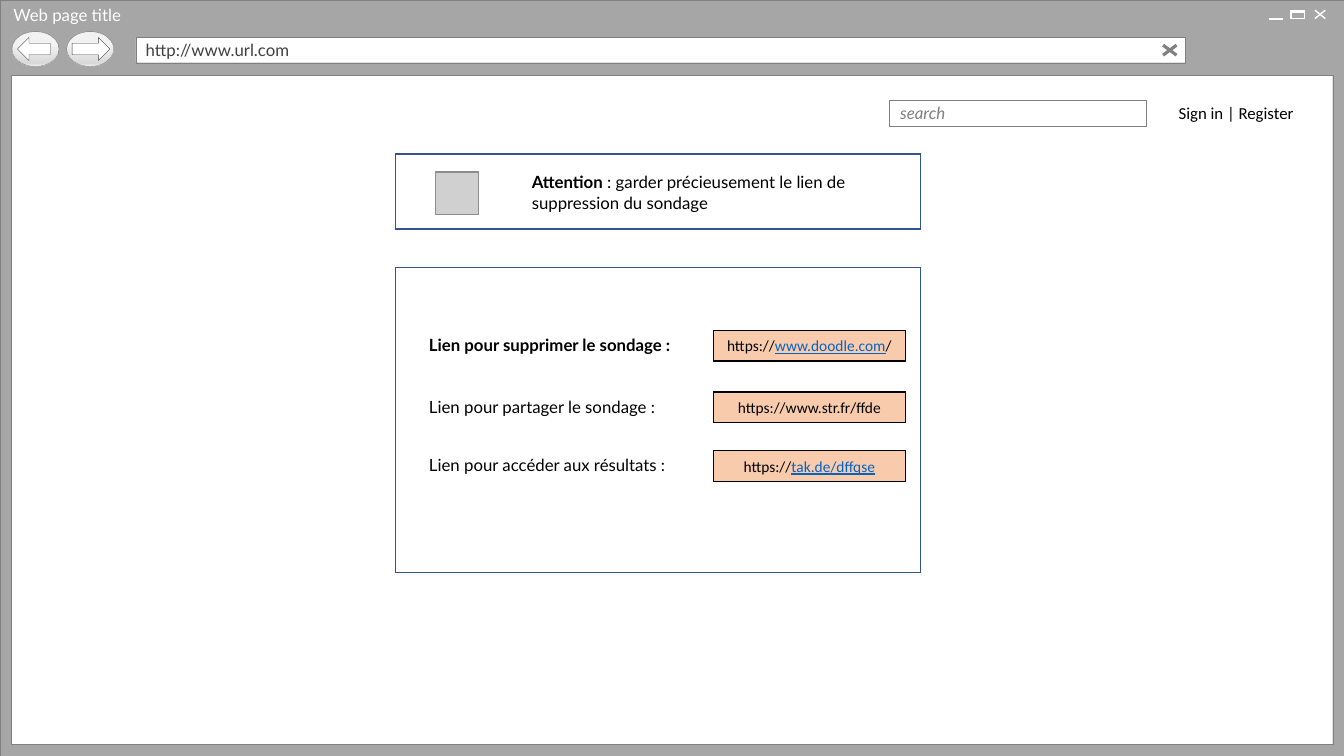
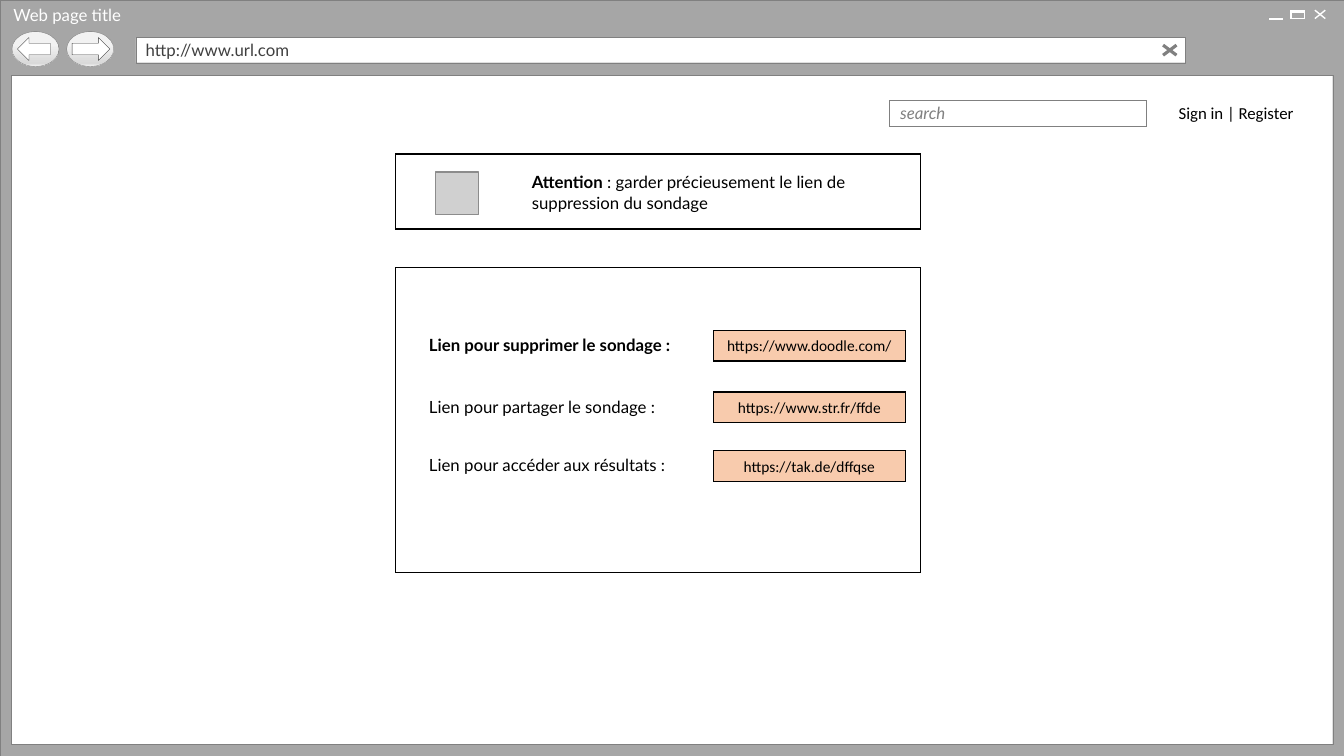
Before and after one commit to Holyz1988/PROJET1-ASP.NET, a slide deck: slide 6 of Page d’acceuil.pptx. Drawn at 1344x756 pixels with LibreOffice and Linux fonts; fonts in the diff are those of the drawing; grey boxes stand for pictures; background and template pictures are left out. Boxes give left, top, right and bottom in pixels: in the first picture for what was removed or moved away, otherwise in the second. Text is boxed around its words. In the diff, an @@ line names an element or a change of style, - is before the commit and + after.

```diff
--- a/Page d’acceuil.pptx
+++ b/Page d’acceuil.pptx
@@ rectangle at [395,154,921,229]: outline #325491 1 pt to #000000 1 pt @@
@@ rectangle at [395,268,921,574]: outline #325491 1 pt to #000000 1 pt @@
@@ rectangle "https://www.doodle.com/" at [714,331,905,361]: text colour #0563C1 to #000000, underline off in "https://www.doodle.com/" @@
@@ rectangle "https://tak.de/dffqse" at [714,451,905,481]: text colour #0563C1 to #000000, underline off in "https://tak.de/dffqse" @@
```
Also in this commit, not shown: 4 other slides changed, 13 slides added, 1 slide removed.
